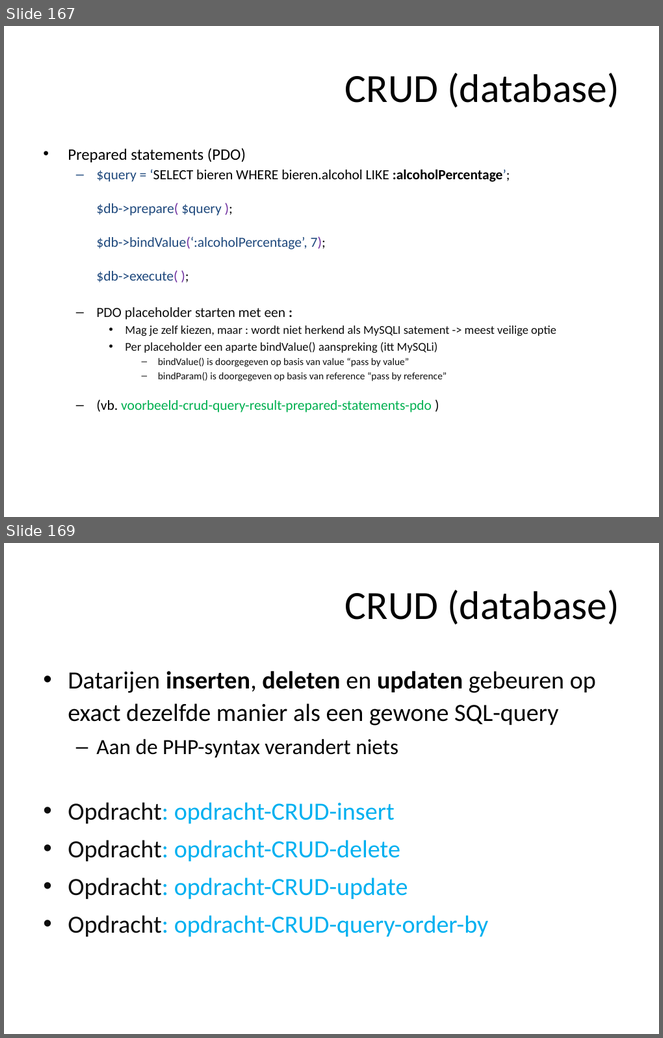
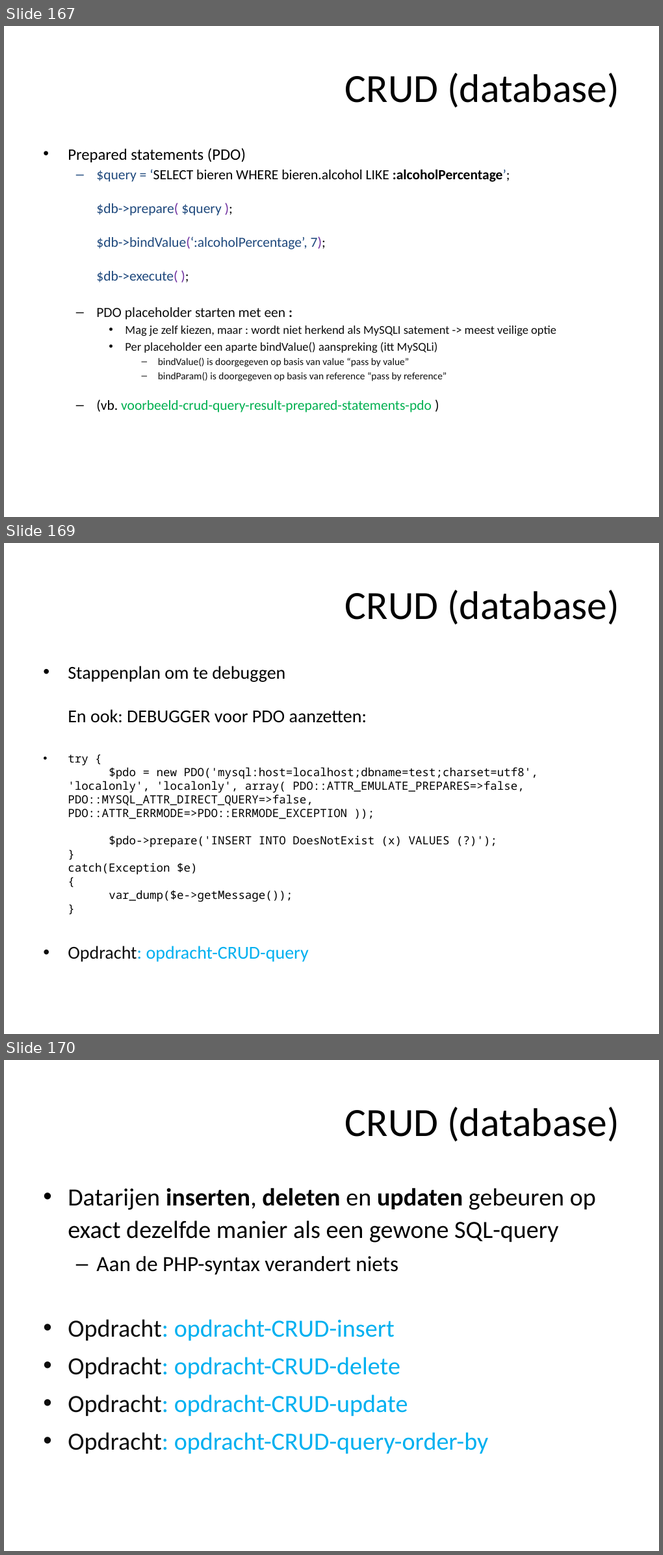
Before and after one commit to ajkea/web-backend-1, a slide deck: public/cursus/web-backend-cursus.pptx. Shown one above the other, each under a label of ours: slides 167 and 169 before the commit, slides 167, 169 and 170 after it; the slides between them are not shown. The pictures are 663x1038 and 663x1555 pixels, drawn with LibreOffice and Linux fonts; fonts in the diff are those of the drawing. Boxes give left, top, right and bottom in pixels: in the first picture for what was removed or moved away, otherwise in the second. Text is boxed around its words. In the diff, an @@ line names an element or a change of style, - is before the commit and + after.

Commit message:
add bind value in stead of bind param

```diff
--- a/public/cursus/web-backend-cursus.pptx
+++ b/public/cursus/web-backend-cursus.pptx
@@ slide 169 added at (4,543,659,1034), background #FFFFFF @@
@@ title added at (345,590,620,625), 44 pt, text #000000 @@
+CRUD (database)
@@ text added at (68,666,538,962), 12.5 pt, text #000000 @@
+• Stappenplan om te debuggen
+  En ook: DEBUGGER voor PDO aanzetten:
+• try {
+  $pdo = new PDO('mysql:host=localhost;dbname=test;charset=utf8', 'localonly', 'localonly', array( PDO::ATTR_EMULATE_PREPARES=>false, PDO::MYSQL_ATTR_DIRECT_QUERY=>false, PDO::ATTR_ERRMODE=>PDO::ERRMODE_EXCEPTION ));
+  $pdo->prepare('INSERT INTO DoesNotExist (x) VALUES (?)');
+  }
+  catch(Exception $e)
+  {
+  var_dump($e->getMessage());
+  }
+• Opdracht: opdracht-CRUD-query
@@ what was slide 169 is now slide 170 @@
```
Also in this commit, not shown: 1 slide changed, 7 other files.
